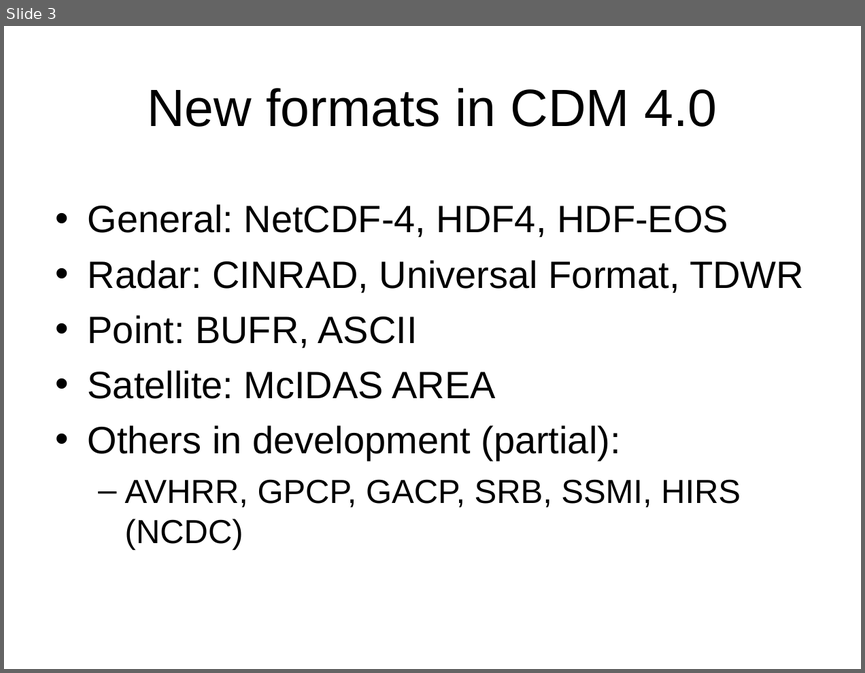
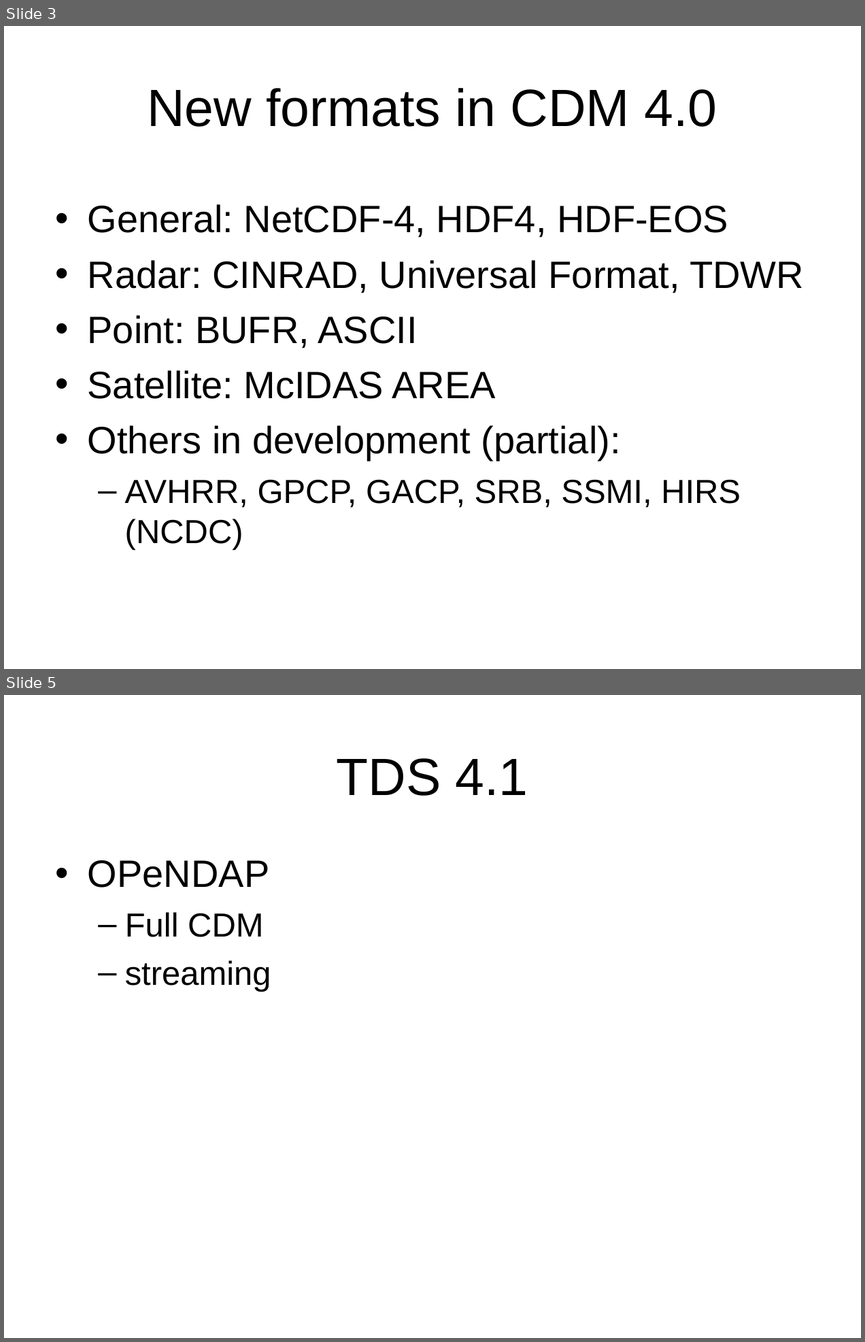
Before and after one commit to ooici-eoi/THREDDS, a slide deck: docs/web/thredds/tech/tutorial/TDS4.ppt. Shown one above the other, each under a label of ours: slide 3 before the commit, slides 3 and 5 after it; the slides between them are not shown. The pictures are 865x673 and 865x1342 pixels, drawn with LibreOffice and Linux fonts; fonts in the diff are those of the drawing; background and template pictures are left out. Boxes give left, top, right and bottom in pixels: in the first picture for what was removed or moved away, otherwise in the second. Text is boxed around its words. In the diff, an @@ line names an element or a change of style, - is before the commit and + after.

```diff
--- a/docs/web/thredds/tech/tutorial/TDS4.ppt
+++ b/docs/web/thredds/tech/tutorial/TDS4.ppt
@@ slide 5 added at box(4, 695, 861, 1338), background picture (left out) @@
@@ title added at box(337, 758, 528, 796), 44 pt, text #000000 @@
+TDS 4.1
@@ text added at box(88, 860, 271, 991), 28 pt, text #000000 @@
+• OPeNDAP
+  – Full CDM
+  – streaming
```
Also in this commit, not shown: 1 other slide added, 22 other files.
